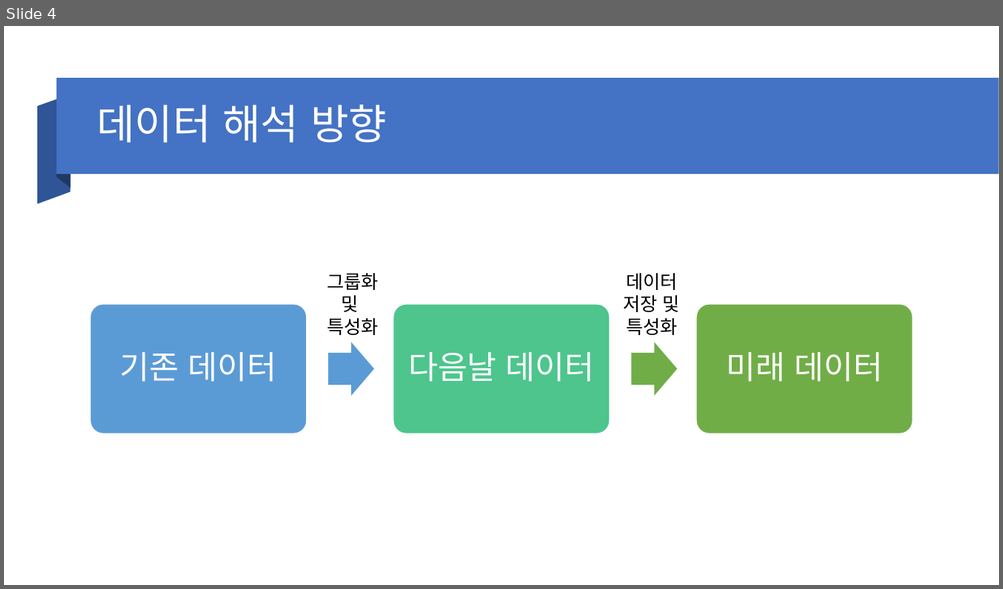
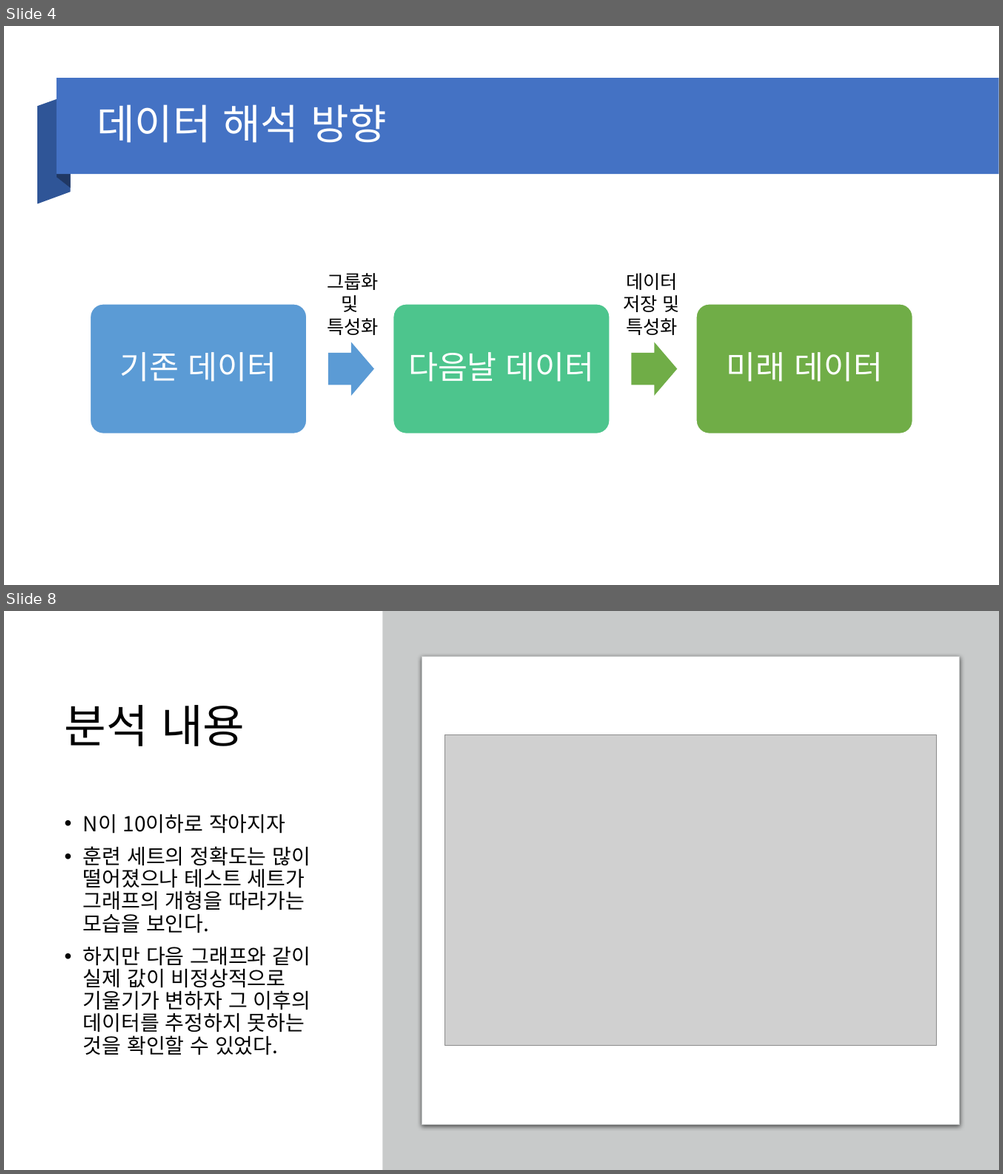
Before and after one commit to artistic100one/machinelearning, a slide deck: ML Project/Bitcoin Data.pptx. Shown one above the other, each under a label of ours: slide 4 before the commit, slides 4 and 8 after it; the slides between them are not shown. The pictures are 1003x589 and 1003x1174 pixels, drawn with LibreOffice and Linux fonts; fonts in the diff are those of the drawing; grey boxes stand for pictures. Boxes give left, top, right and bottom in pixels: in the first picture for what was removed or moved away, otherwise in the second. Text is boxed around its words. In the diff, an @@ line names an element or a change of style, - is before the commit and + after.

```diff
--- a/ML Project/Bitcoin Data.pptx
+++ b/ML Project/Bitcoin Data.pptx
@@ slide 8 added at [4,611,999,1170], background #FFFFFF @@
@@ rectangle added at [382,611,999,1170], fill #C8CACA @@
@@ rounded rectangle added at [422,657,959,1125], fill #FFFFFF, outline #C8CACA 0.75 pt @@
@@ title added at [65,705,244,746], 44 pt, text #000000 @@
+분석 내용
@@ picture added at [445,735,936,1046] @@
@@ text added at [83,814,311,1056], 20 pt, text #000000 @@
+• N이 10이하로 작아지자
+• 훈련 세트의 정확도는 많이 떨어졌으나 테스트 세트가 그래프의 개형을 따라가는 모습을 보인다.
+• 하지만 다음 그래프와 같이 실제 값이 비정상적으로 기울기가 변하자 그 이후의 데이터를 추정하지 못하는 것을 확인할 수 있었다.
```
Also in this commit, not shown: 4 slides changed, 3 other slides added, 1 slide removed, 3 other files.
